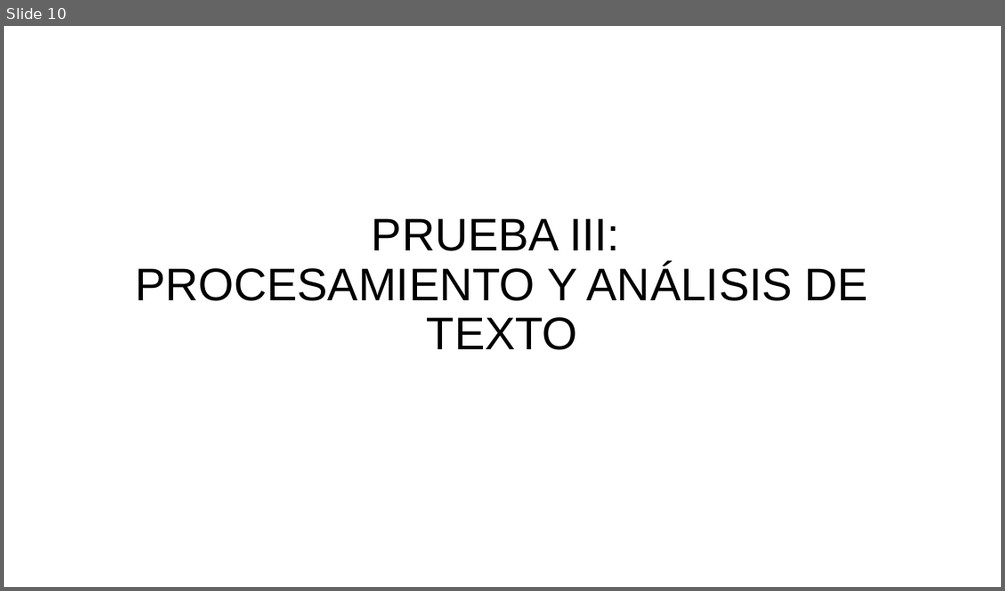
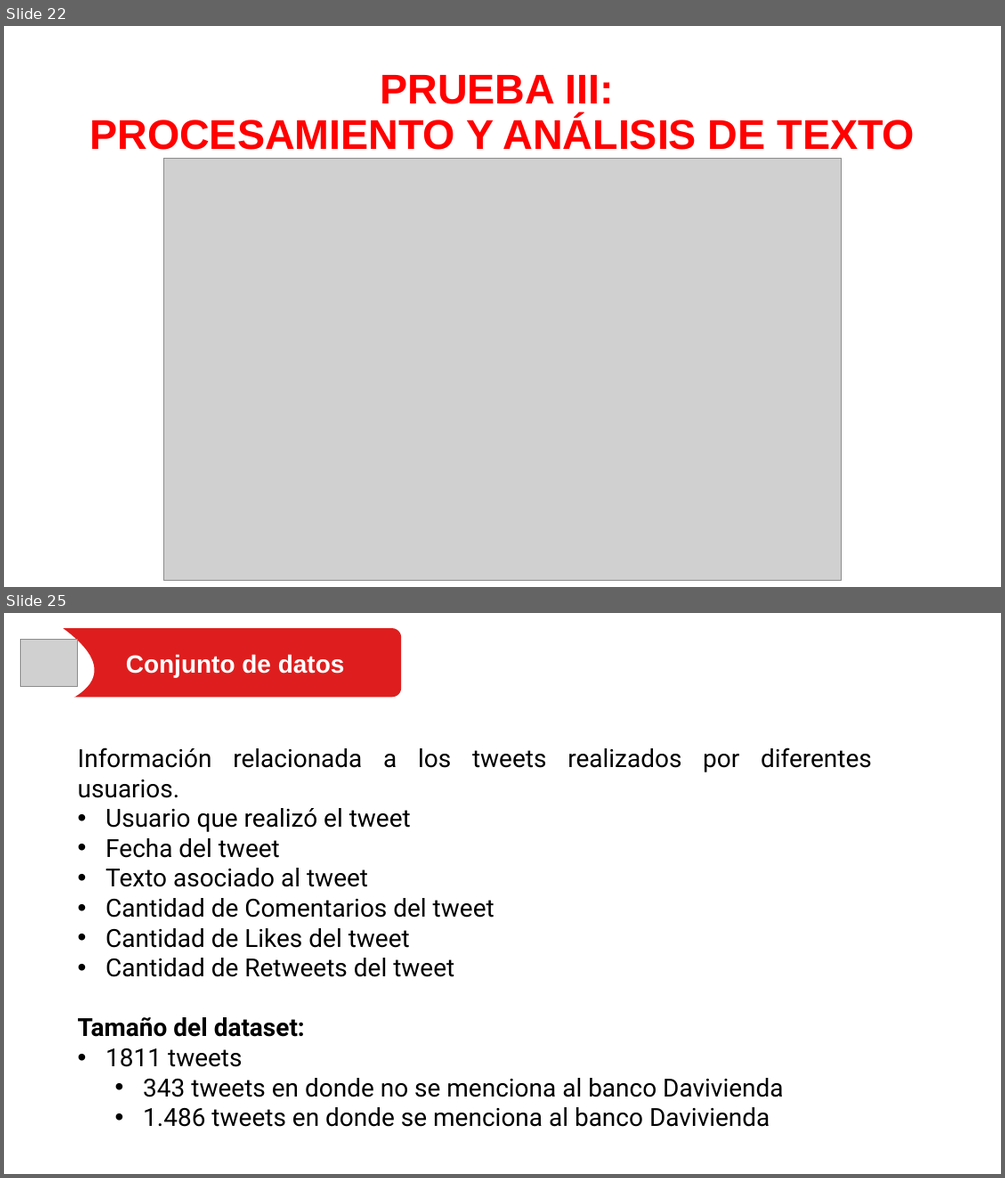
Before and after one commit to dfbaron/PruebaTecnicaDavivienda-DanielBaron, a slide deck: Prueba Científico de Datos.pptx. Shown one above the other, each under a label of ours: slide 10 before the commit, slides 22 and 25 after it; the slides between them are not shown. The pictures are 1005x591 and 1005x1178 pixels, drawn with LibreOffice and Linux fonts; fonts in the diff are those of the drawing; grey boxes stand for pictures. Boxes give left, top, right and bottom in pixels: in the first picture for what was removed or moved away, otherwise in the second. Text is boxed around its words. In the diff, an @@ line names an element or a change of style, - is before the commit and + after.

```diff
--- a/Prueba Científico de Datos.pptx
+++ b/Prueba Científico de Datos.pptx
@@ slide 25 added at (4,613,1001,1174), background #FFFFFF @@
@@ freeform shape added at (4,613,105,717), fill #FFFFFF @@
@@ picture added at (20,639,77,687) @@
@@ rounded rectangle added at (27,628,401,697), fill #DE1E1E @@
@@ text added at (126,654,345,677), 24 pt, text #FFFFFF, bold @@
+Conjunto de datos
@@ text added at (78,747,872,1127), 24 pt, text #000000 @@
+Información relacionada a los tweets realizados por diferentes usuarios.
+• Usuario que realizó el tweet
+• Fecha del tweet
+• Texto asociado al tweet
+• Cantidad de Comentarios del tweet
+• Cantidad de Likes del tweet
+• Cantidad de Retweets del tweet
+Tamaño del dataset:
+• 1811 tweets
+  • 343 tweets en donde no se menciona al banco Davivienda
+  • 1.486 tweets en donde se menciona al banco Davivienda
@@ what was slide 10 is now slide 22 @@
@@ slide 22 changed as well @@
@@ title "PRUEBA III: PROCESAMIENTO Y ANÁLISIS ...": place and size @@
-title "PRUEBA III: PROCESAMIENTO Y ANÁLISIS ..." at (135,218,868,350)
+title "PRUEBA III: PROCESAMIENTO Y ANÁLISIS ..." at (89,75,915,150)
@@ title "PRUEBA III: PROCESAMIENTO Y ANÁLISIS ..." at (89,75,915,150): size 44 to 40 pt, text colour #000000 to #FF0000, bold on @@
@@ picture added at (164,159,841,580) @@
```
Also in this commit, not shown: 10 other slides changed, 18 other slides added, 7 other files.
